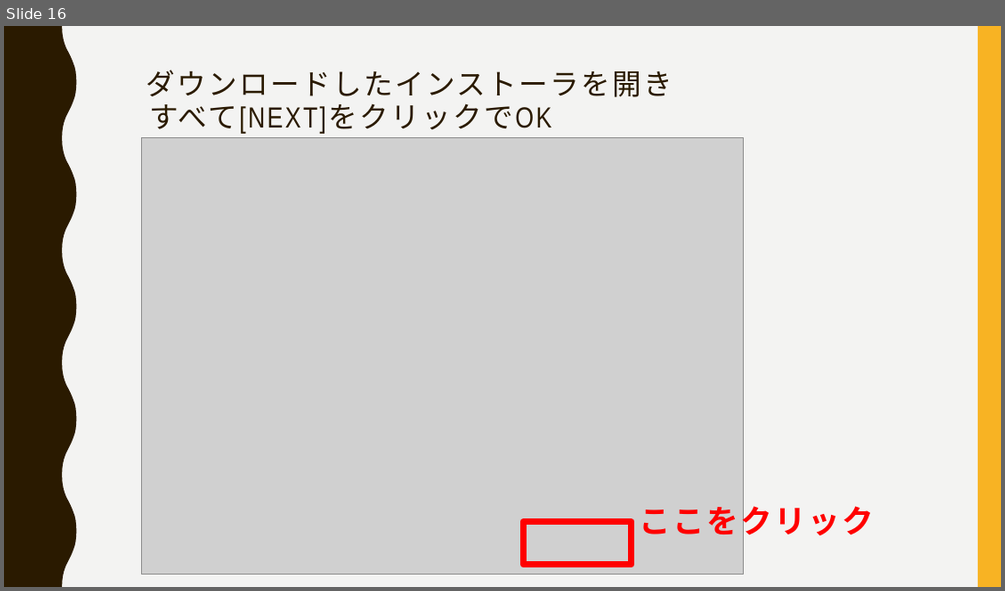
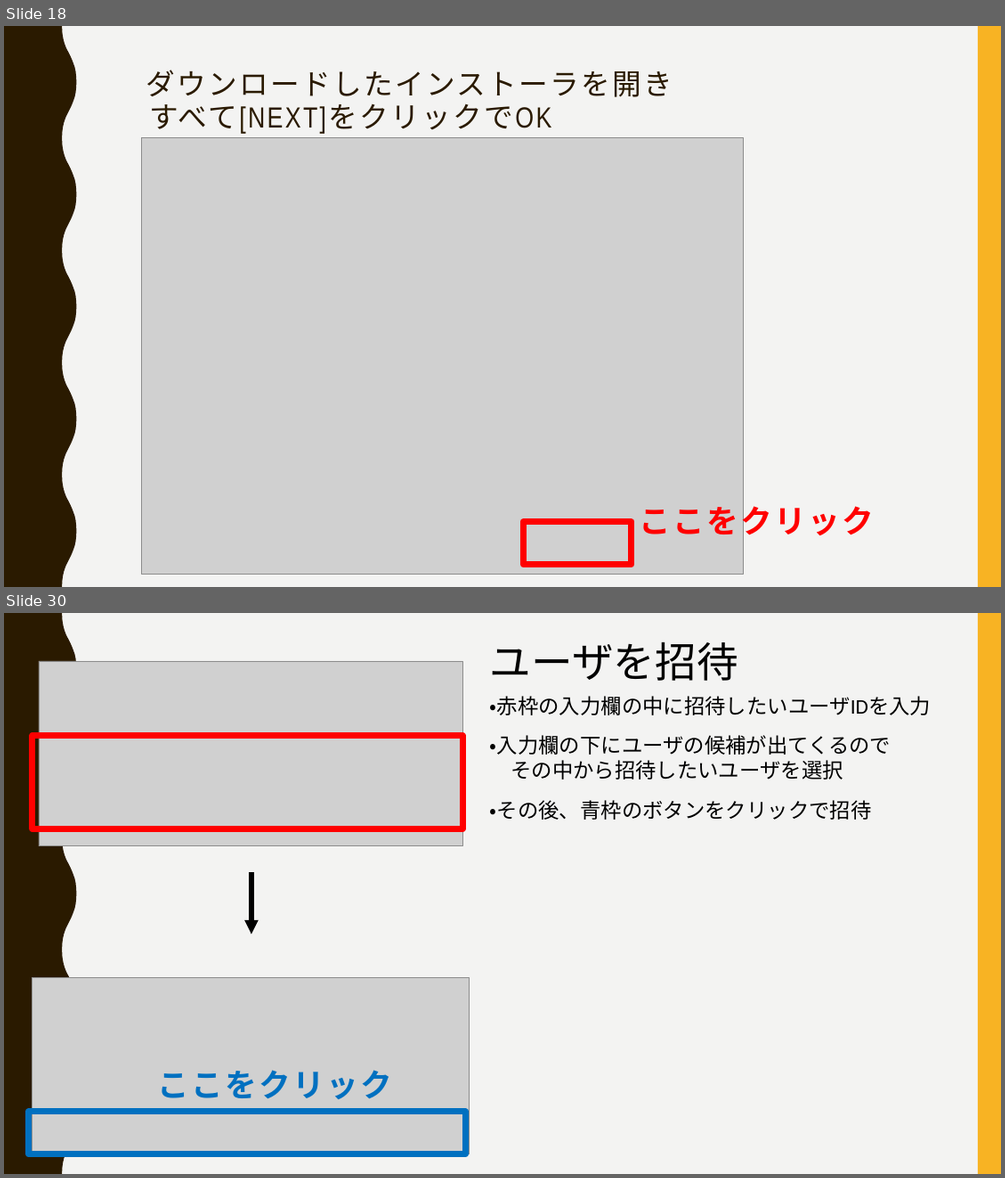
Before and after one commit to FIY24554/git_test, a slide deck: gitについて_加藤.pptx. Shown one above the other, each under a label of ours: slide 16 before the commit, slides 18 and 30 after it; the slides between them are not shown. The pictures are 1005x591 and 1005x1178 pixels, drawn with LibreOffice and Linux fonts; fonts in the diff are those of the drawing; grey boxes stand for pictures. Boxes give left, top, right and bottom in pixels: in the first picture for what was removed or moved away, otherwise in the second. Text is boxed around its words. In the diff, an @@ line names an element or a change of style, - is before the commit and + after.

```diff
--- a/gitについて_加藤.pptx
+++ b/gitについて_加藤.pptx
@@ slide 30 added at (4,613,1001,1174), background #F3F3F2; not listed: 2 template elements that a slide beside it also shows @@
@@ picture added at (39,661,462,846) @@
@@ text added at (490,642,738,681), 40 pt, text #000000 @@
+ユーザを招待
@@ text added at (490,696,930,715), 20 pt, text #000000 @@
+・赤枠の入力欄の中に招待したいユーザIDを入力
@@ rectangle added at (32,736,463,828), outline #FF0000 6 pt @@
@@ text added at (490,735,890,779), 20 pt, text #000000 @@
+・入力欄の下にユーザの候補が出てくるので
+その中から招待したいユーザを選択
@@ text added at (490,800,872,819), 20 pt, text #000000 @@
+・その後、青枠のボタンをクリックで招待
@@ arrow added from (251, 873) to (251, 933), #000000 4.5 pt @@
@@ picture added at (32,977,469,1153) @@
@@ text added at (158,1070,393,1099), 30.6 pt, text #0070C0, bold @@
+ここをクリック
@@ rectangle added at (29,1111,466,1154), outline #0070C0 6 pt @@
@@ what was slide 16 is now slide 18 @@
```
Also in this commit, not shown: 1 slide changed, 14 other slides added.
